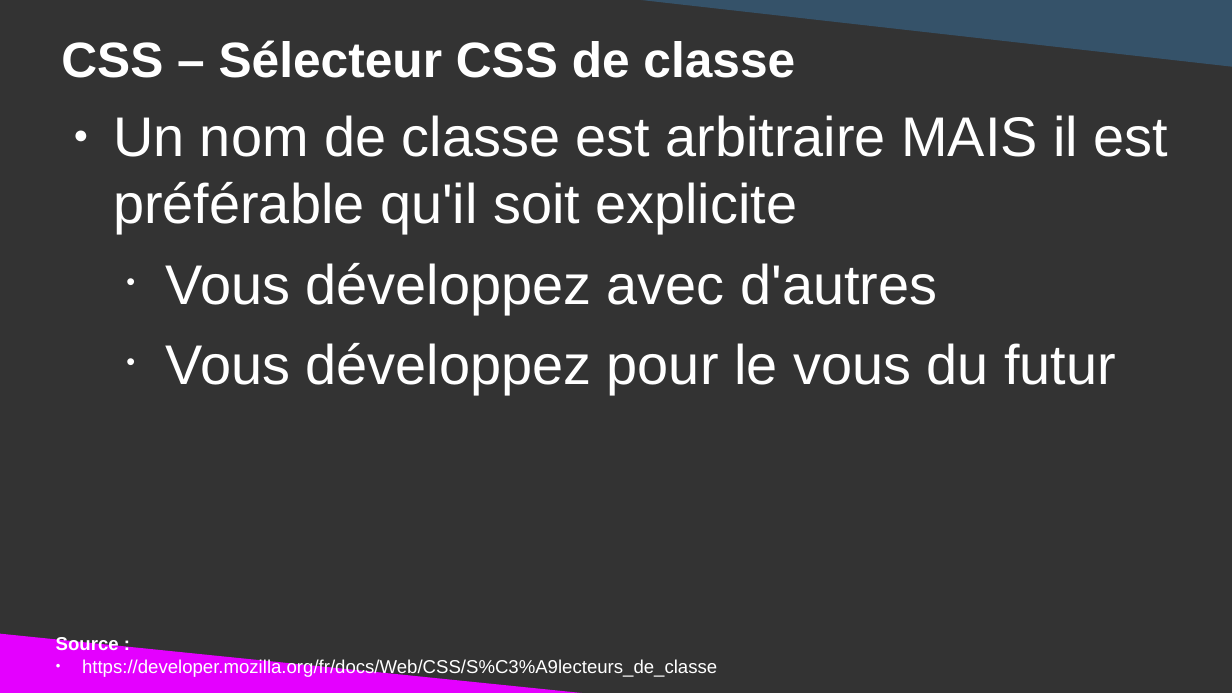
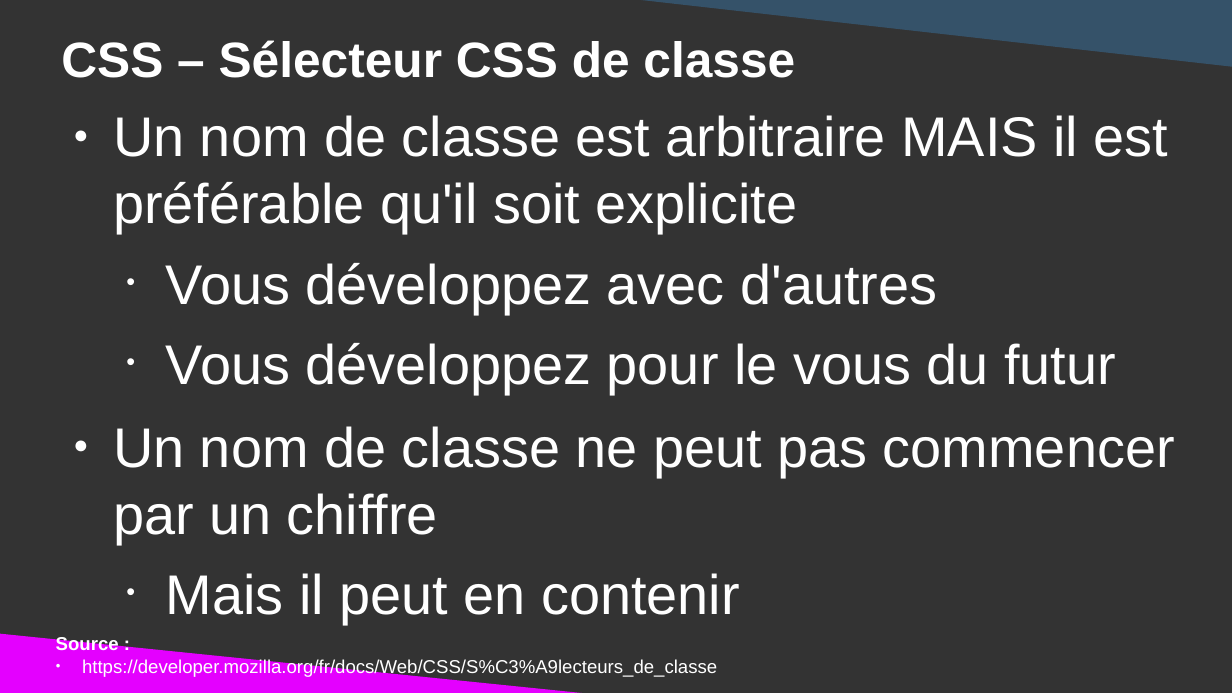
Before and after one commit to DanYellow/cours, a slide deck: slide 29 of integration-web-s1/travaux-pratiques/numero-2/presentation.odp. Drawn at 1232x693 pixels with LibreOffice and Linux fonts; fonts in the diff are those of the drawing. Boxes give left, top, right and bottom in pixels: in the first picture for what was removed or moved away, otherwise in the second. Text is boxed around its words. In the diff, an @@ line names an element or a change of style, - is before the commit and + after.

```diff
--- a/integration-web-s1/travaux-pratiques/numero-2/presentation.odp
+++ b/integration-web-s1/travaux-pratiques/numero-2/presentation.odp
@@ text at (113, 426, 1175, 624): paragraphs added @@
+● Un nom de classe ne peut pas commencer par un chiffre
+  • Mais il peut en contenir
```
Also in this commit, not shown: 6 other files.
